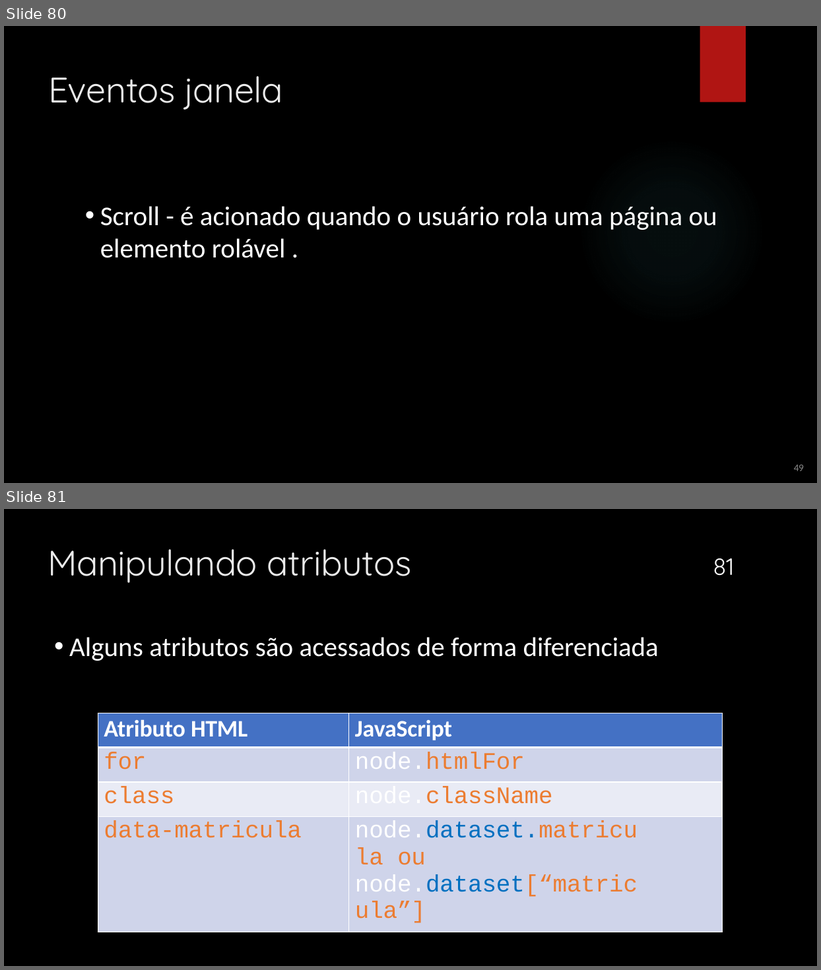
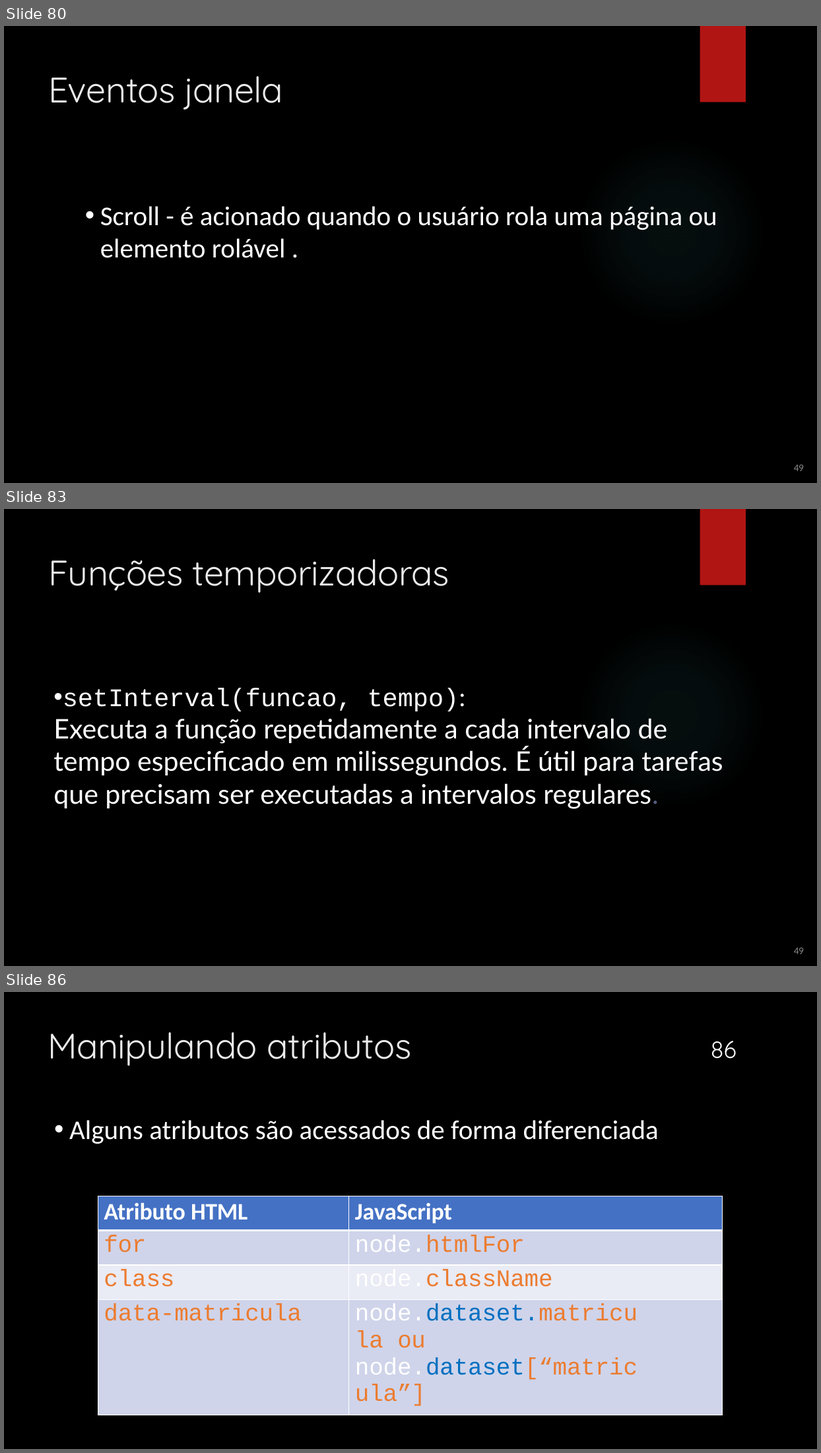
Before and after one commit to mizaelcarlos/Infonet---3-Ano-2025, a slide deck: Programação Client-Side/JavaScript.pptx. Shown one above the other, each under a label of ours: slides 80 and 81 before the commit, slides 80, 83 and 86 after it; the slides between them are not shown. The pictures are 821x970 and 821x1453 pixels, drawn with LibreOffice and Linux fonts; fonts in the diff are those of the drawing; background and template pictures are left out. Boxes give left, top, right and bottom in pixels: in the first picture for what was removed or moved away, otherwise in the second. Text is boxed around its words. In the diff, an @@ line names an element or a change of style, - is before the commit and + after.

```diff
--- a/Programação Client-Side/JavaScript.pptx
+++ b/Programação Client-Side/JavaScript.pptx
@@ slide 83 added at [4,509,817,966], background picture (left out); not listed: 2 template elements that a slide beside it also shows @@
@@ title added at [49,559,450,593], 42 pt, text #EBEBEB @@
+Funções temporizadoras
@@ text added at [54,689,723,809], 32 pt, text #FFFFFF @@
+• setInterval(funcao, tempo):
+Executa a função repetidamente a cada intervalo de tempo especificado em milissegundos. É útil para tarefas que precisam ser executadas a intervalos regulares.
@@ text added at [794,948,804,955], 12 pt, text #888888 @@
+49
@@ what was slide 81 is now slide 86 @@
@@ page number at [711,1041,737,1059]: text changed @@
-81
+86
```
Also in this commit, not shown: 4 other slides added, 10 other files.
